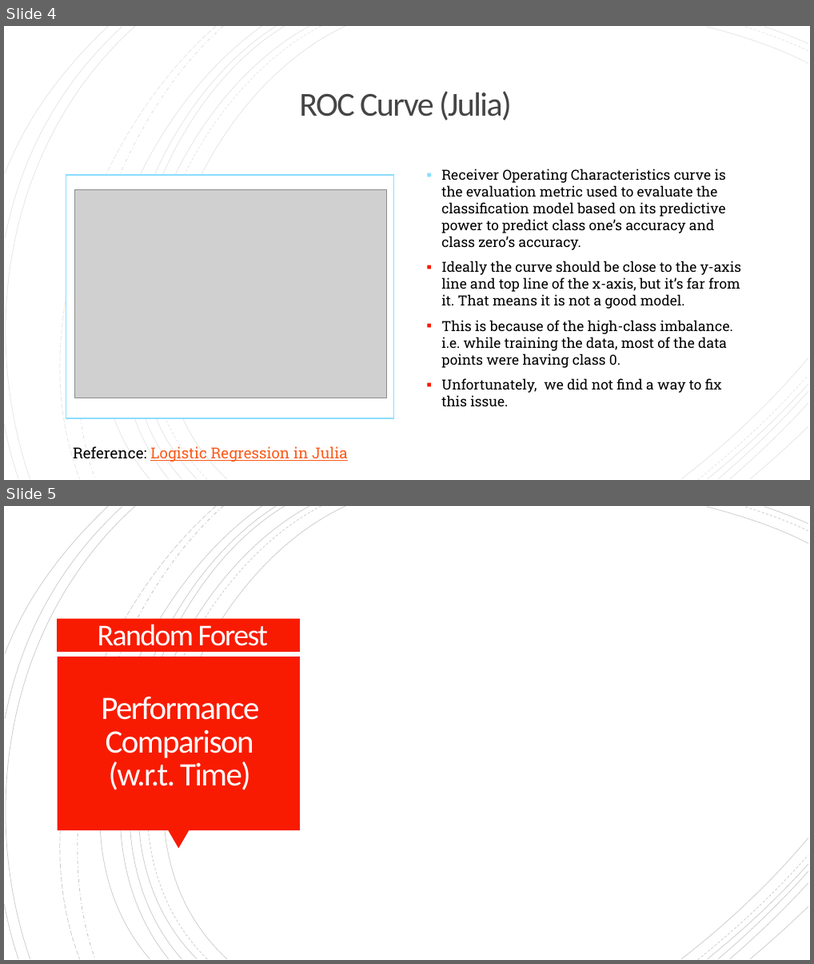
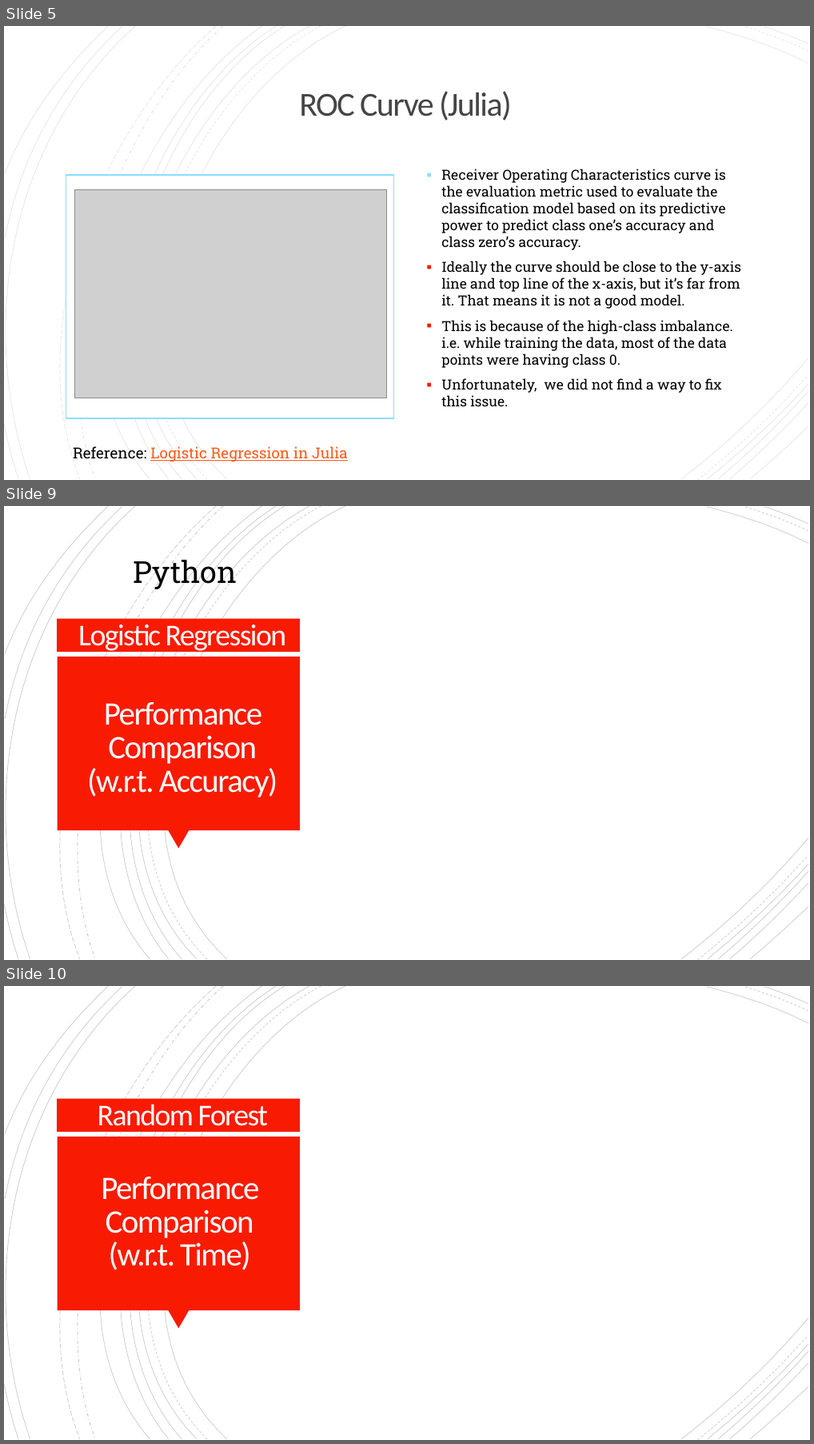
Before and after one commit to ymart1n/ML-Research-Repo, a slide deck: Homework 1/hw1-pre.pptx. Shown one above the other, each under a label of ours: slides 4 and 5 before the commit, slides 5, 9 and 10 after it; the slides between them are not shown. The pictures are 814x964 and 814x1444 pixels, drawn with LibreOffice and Linux fonts; fonts in the diff are those of the drawing; grey boxes stand for pictures. Boxes give left, top, right and bottom in pixels: in the first picture for what was removed or moved away, otherwise in the second. Text is boxed around its words. In the diff, an @@ line names an element or a change of style, - is before the commit and + after.

```diff
--- a/Homework 1/hw1-pre.pptx
+++ b/Homework 1/hw1-pre.pptx
@@ slide 9 added at (x1=4, y1=506, x2=810, y2=960), background #FFFFFF; not listed: 24 template elements that a slide beside it also shows @@
@@ text added at (x1=133, y1=556, x2=237, y2=591), 36 pt, text #000000 @@
+Python
@@ title added at (x1=78, y1=624, x2=287, y2=652), 36 pt, text #FFFEFF @@
+Logistic Regression
@@ text added at (x1=87, y1=702, x2=278, y2=797), 39 pt, text #FFFEFF @@
+Performance Comparison
+(w.r.t. Accuracy)
@@ what was slide 4 is now slide 5 @@
@@ what was slide 5 is now slide 10 @@
```
Also in this commit, not shown: 2 slides changed, 4 other slides added.
